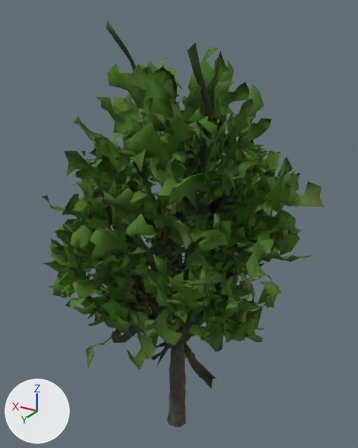
One commit to the glTF model public/models/tree_09_round_green.glb: the scene before it, then after it.
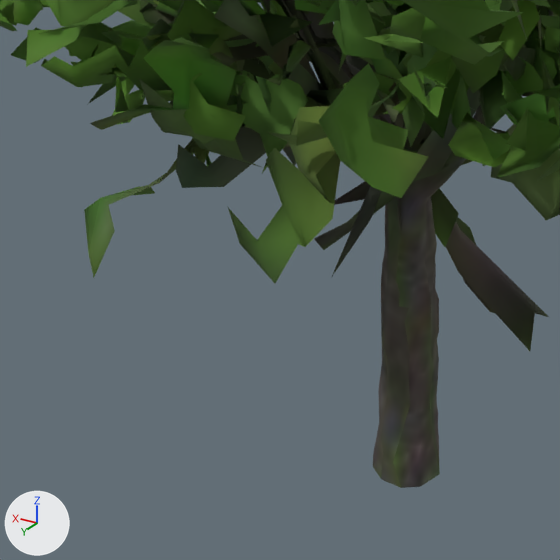
Old and new are each drawn whole from a 50 mm camera at (-0.531, 0.89, 1.018) aimed at (0.016, -0.022, 0.562) and again close up on the part from 17% to 61% of the width and 65% to 100% of the height. The lights are fixed; the arrows at lower left show +X, +Y and +Z. The last two pictures show the newer version. Where no turn or scale is listed for an object, it has been applied to the vertices. Vertices at exactly the same position are counted once.

Names of what the first close-up shows: 'geometry_0'.
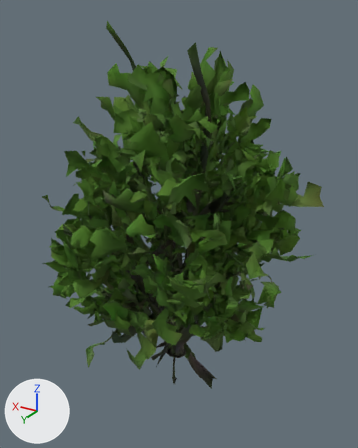
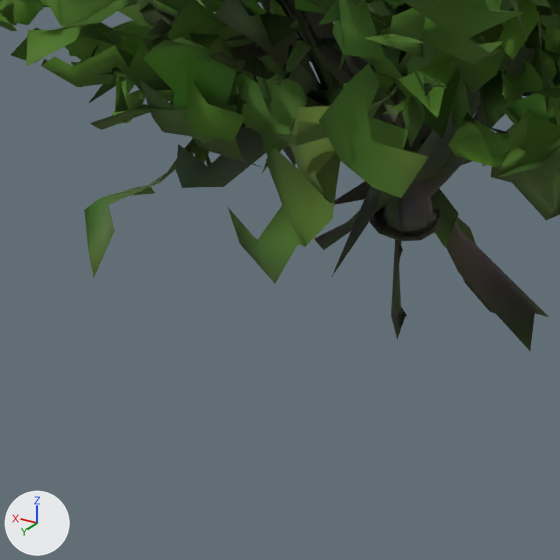
The newer file is also rescaled (x1.097), turned or shifted as a whole; pictures and numbers use the older file's frame.

Patch to the scene script:
```diff
--- a/public/models/tree_09_round_green.glb.py
+++ b/public/models/tree_09_round_green.glb.py
@@ me_geometry_0 @@
 # used by ob_geometry_0; location = (0.0087, 0.0027, 0.4548)
-me_geometry_0.from_pydata(...)  # 13393 vertices, 11627 faces; spans x -0.335..0.318, y -0.3..0.294, z -0.455..0.545
+me_geometry_0.from_pydata(...)  # 13393 vertices, 11627 faces; spans x -0.335..0.318, y -0.3..0.294, z -0.367..0.545
+# me_geometry_0 part 1: 326 of the vertices in x -0.034..0.022, y -0.018..0.034, z -0.455..-0.229 are scaled about their middle by (1, 1, 0), then moved by (0.0, 0.0, 0.114)
 me_geometry_0.materials.append(mat_material_0)
```

Boxes [x1, y1, x2, y2] around the edits, measured in the close-ups (560 x 560 px; the box of a moved part takes in the faces that stretch with it):
'geometry_0', reshaped: before [0, 0, 560, 488]; after [0, 0, 560, 351]
part 1 of me_geometry_0, moved or reshaped: before [373, 202, 440, 488]; after [370, 202, 441, 241]
